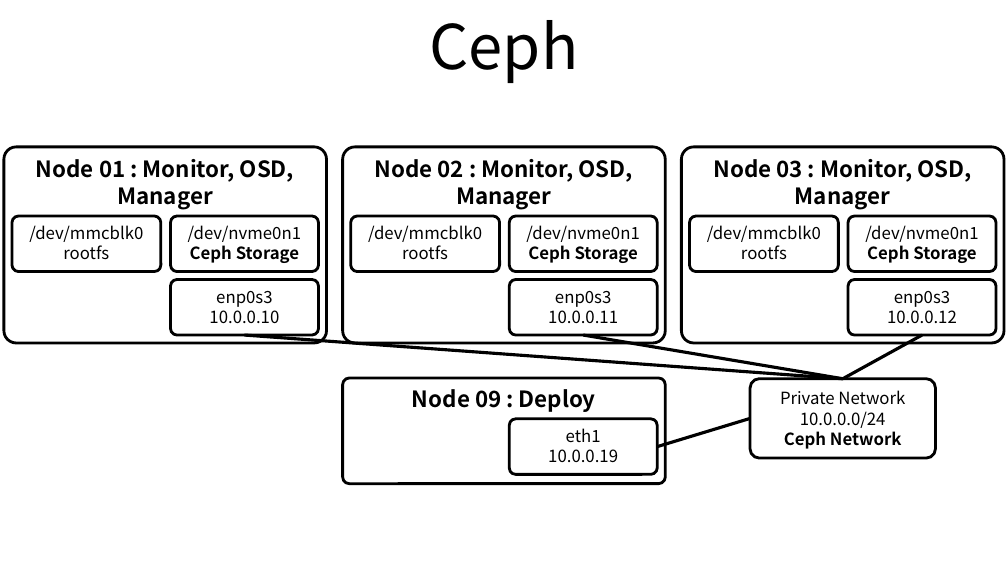
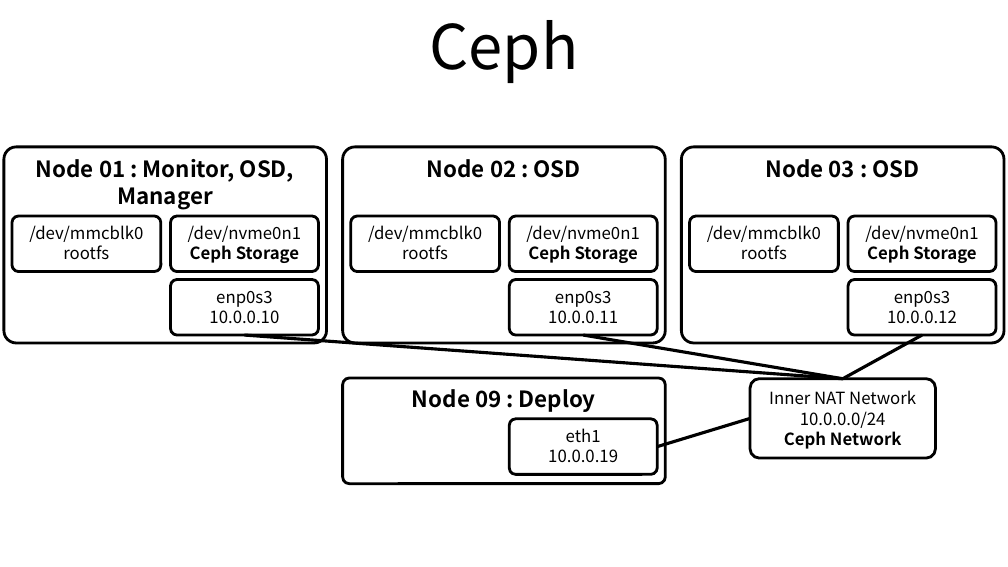
Before and after one commit to ssup2/blog-old, a slide deck: slide 2 of images/record/ODROID-H2_Cluster_Build/ODROID-H2_Cluster_Build.pptx. Drawn at 1008x567 pixels with LibreOffice and Linux fonts; fonts in the diff are those of the drawing. Boxes give left, top, right and bottom in pixels: in the first picture for what was removed or moved away, otherwise in the second. Text is boxed around its words. In the diff, an @@ line names an element or a change of style, - is before the commit and + after.

```diff
--- a/images/record/ODROID-H2_Cluster_Build/ODROID-H2_Cluster_Build.pptx
+++ b/images/record/ODROID-H2_Cluster_Build/ODROID-H2_Cluster_Build.pptx
@@ text in rounded rectangle at (427,159,581,178): text changed @@
-Node 02 : Monitor, OSD, Manager
+Node 02 : OSD
@@ text in rounded rectangle at (766,159,919,178): text changed @@
-Node 03 : Monitor, OSD, Manager
+Node 03 : OSD
@@ text in rounded rectangle at (769,390,916,405): text changed @@
-Private Network
+Inner NAT Network
```
Also in this commit, not shown: 2 other slides changed, 11 other files.
